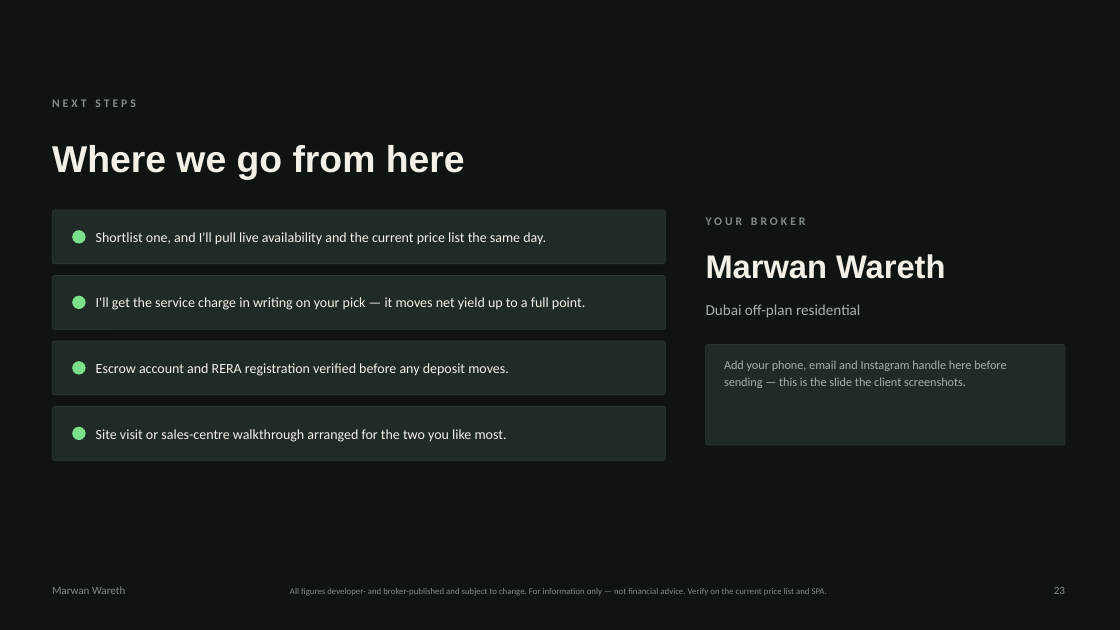
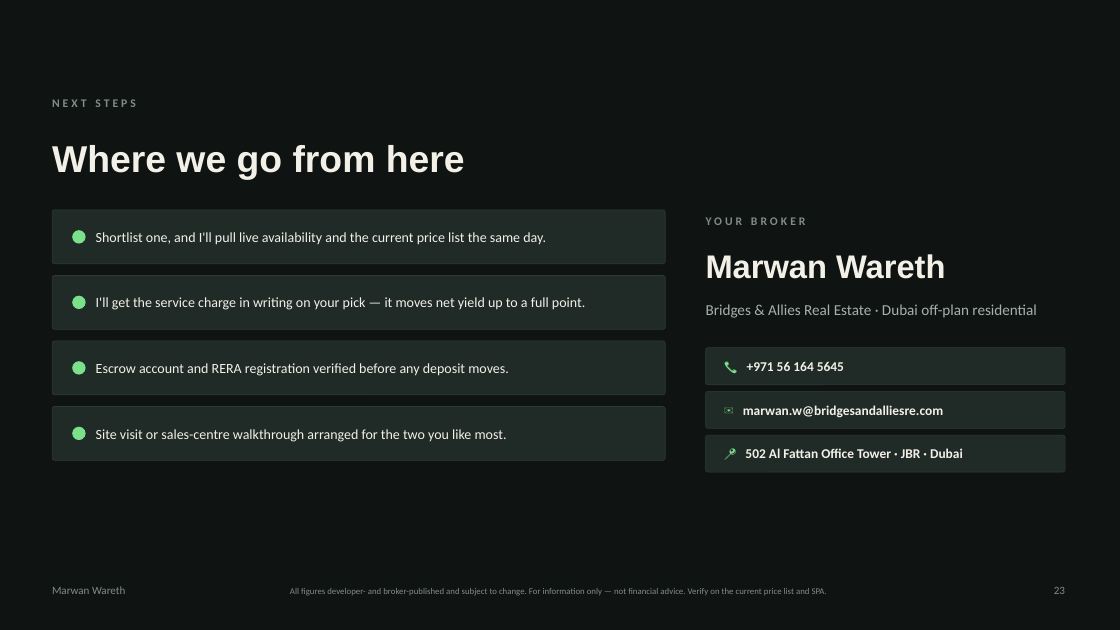
Before and after one commit to MWareth/openai-startup-name-generator, a slide deck: slide 23 of docs/client-deck/Three-Projects-One-Decision.pptx. Drawn at 1120x630 pixels with LibreOffice and Linux fonts; fonts in the diff are those of the drawing. Boxes give left, top, right and bottom in pixels: in the first picture for what was removed or moved away, otherwise in the second. Text is boxed around its words. In the diff, an @@ line names an element or a change of style, - is before the commit and + after.

```diff
--- a/docs/client-deck/Three-Projects-One-Decision.pptx
+++ b/docs/client-deck/Three-Projects-One-Decision.pptx
@@ text at [706,304,1036,318]: text changed @@
-Dubai off-plan residential
+Bridges & Allies Real Estate · Dubai off-plan residential
@@ rounded rectangle: place and size @@
-rounded rectangle at [706,344,1065,445]
+rounded rectangle at [706,348,1065,385]
@@ rounded rectangle at [706,348,1065,385]: proportions changed @@
@@ text "📞 +971 56 164 5645" at [747,362,844,371]: vertical alignment top to middle @@
@@ text at [747,362,844,371]: text changed; size 10.5 to 11.5 pt; text colour #A7B0AB to #F3F0E8; bold on @@
-Add your phone, email and Instagram handle here before sending — this is the slide the client screenshots.
+📞 +971 56 164 5645
@@ rounded rectangle added at [706,392,1065,429], fill #202A26, outline #2E3A35 0.5 pt @@
@@ text added at [743,405,943,418], 11.5 pt, text #F3F0E8, bold @@
+✉ marwan.w@bridgesandalliesre.com
@@ rounded rectangle added at [706,435,1065,472], fill #202A26, outline #2E3A35 0.5 pt @@
@@ text added at [745,448,963,458], 11.5 pt, text #F3F0E8, bold @@
+📍 502 Al Fattan Office Tower · JBR · Dubai
```
Also in this commit, not shown: 18 other slides changed, 1 slide removed, 8 other files.
